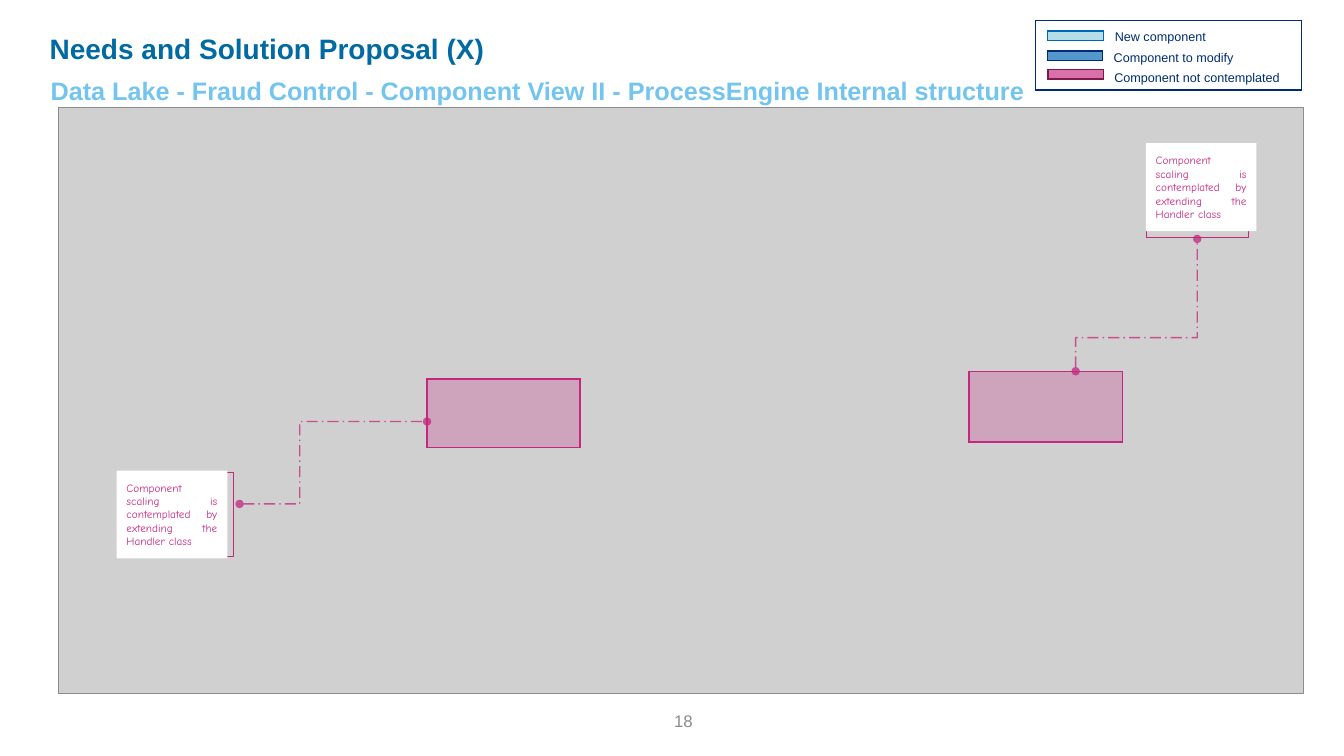
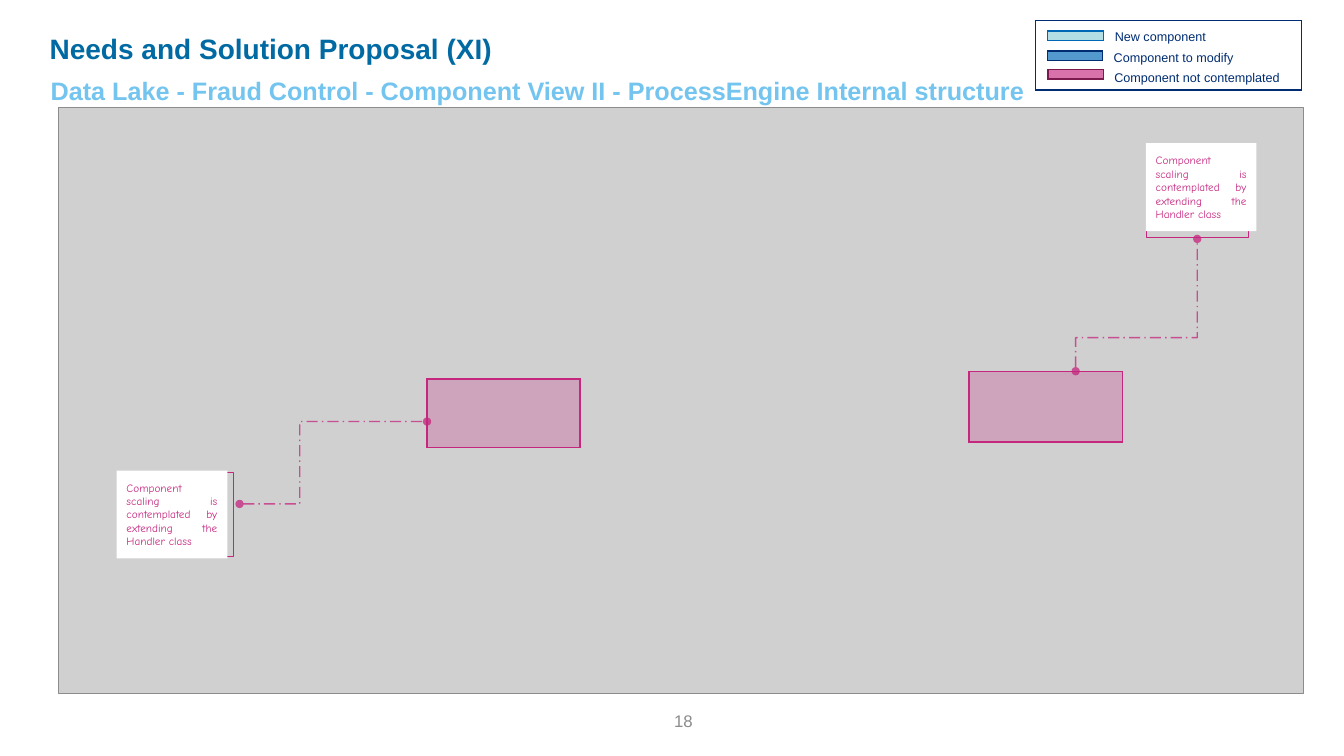
Before and after one commit to edithbg/Scala, a slide deck: slide 18 of Architecture Reference-DataLake-FraudContrl v0.1.pptx. Drawn at 1344x756 pixels with LibreOffice and Linux fonts; fonts in the diff are those of the drawing; grey boxes stand for pictures; background and template pictures are left out. Boxes give left, top, right and bottom in pixels: in the first picture for what was removed or moved away, otherwise in the second. Text is boxed around its words. In the diff, an @@ line names an element or a change of style, - is before the commit and + after.

```diff
--- a/Architecture Reference-DataLake-FraudContrl v0.1.pptx
+++ b/Architecture Reference-DataLake-FraudContrl v0.1.pptx
@@ text at [50,38,492,64]: text changed @@
-Needs and Solution Proposal (X)
+Needs and Solution Proposal (XI)
```
Also in this commit, not shown: 14 other slides changed, 1 slide removed.
